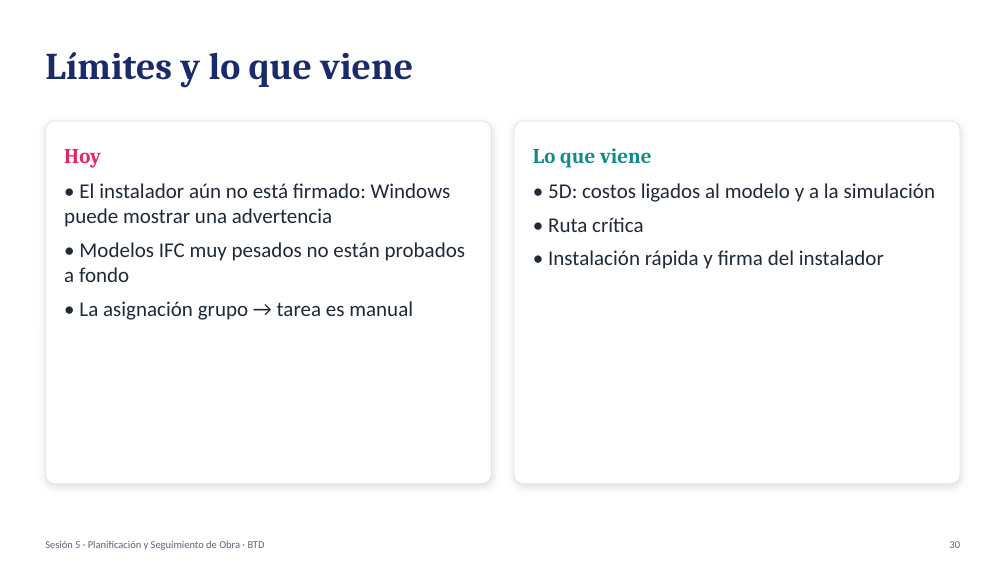
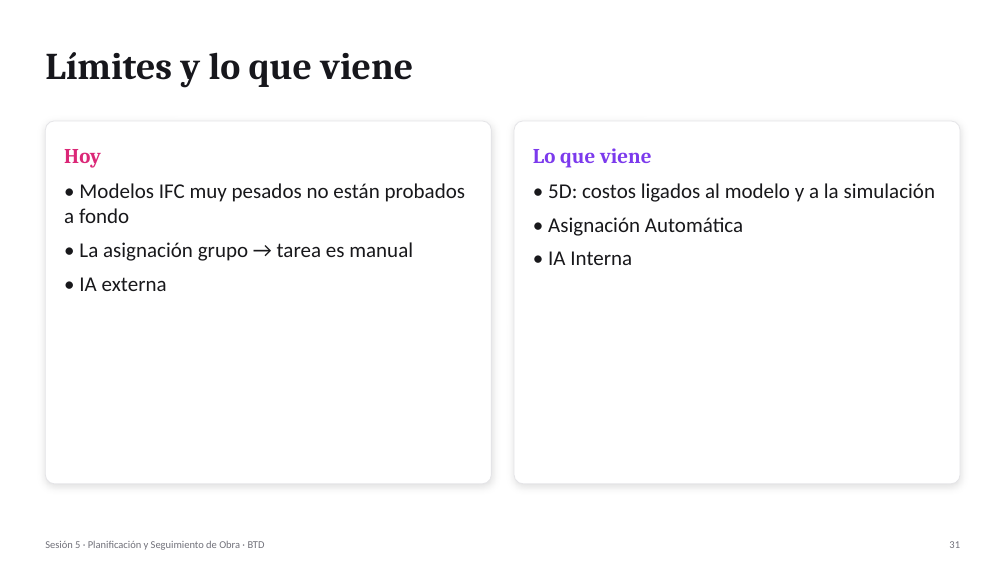
Before and after one commit to gjordanp/opengantt-bim, a slide deck: slide 31 of docs/clase/Sesion5-4D-BIM-Opengantt-v3.pptx (slide 30 before the commit). Drawn at 1008x567 pixels with LibreOffice and Linux fonts; fonts in the diff are those of the drawing. Boxes give left, top, right and bottom in pixels: in the first picture for what was removed or moved away, otherwise in the second. Text is boxed around its words. In the diff, an @@ line names an element or a change of style, - is before the commit and + after.

```diff
--- a/docs/clase/Sesion5-4D-BIM-Opengantt-v3.pptx
+++ b/docs/clase/Sesion5-4D-BIM-Opengantt-v3.pptx
@@ text "Límites y lo que viene" at (x1=45, y1=52, x2=413, y2=88): text colour #1B2A6B to #17171C @@
@@ rounded rectangle at (x1=45, y1=121, x2=492, y2=484): outline #DDE3EA 0.75 pt to #E4E4E7 0.75 pt @@
@@ rounded rectangle at (x1=514, y1=121, x2=960, y2=484): outline #DDE3EA 0.75 pt to #E4E4E7 0.75 pt @@
@@ text "Lo que viene" at (x1=533, y1=148, x2=652, y2=168): text colour #0F8B8D to #7C3AED @@
@@ text at (x1=64, y1=183, x2=451, y2=227): paragraph removed @@
-• El instalador aún no está firmado: Windows puede mostrar una advertencia
@@ text at (x1=64, y1=183, x2=466, y2=261): text colour #1F2937 to #18181B in "• Modelos IFC muy pesados no están ...", "• La asignación grupo → tarea es ..." @@
@@ text at (x1=548, y1=183, x2=936, y2=202): text colour #1F2937 to #18181B in "• 5D: costos ligados al modelo y ..." @@
@@ text at (x1=548, y1=217, x2=743, y2=236): text changed; text colour #1F2937 to #18181B @@
-• Ruta crítica
-• Instalación rápida y firma del instalador
+• Asignación Automática
+• IA Interna
@@ text at (x1=79, y1=277, x2=167, y2=291): paragraph added @@
+• IA externa
@@ text "Sesión 5 · Planificación y ..." at (x1=45, y1=541, x2=265, y2=550): text colour #5B6475 to #71717A @@
@@ text at (x1=949, y1=541, x2=960, y2=548): text changed; text colour #5B6475 to #71717A @@
-30
+31
```
Also in this commit, not shown: 31 other slides changed, 1 other file.
